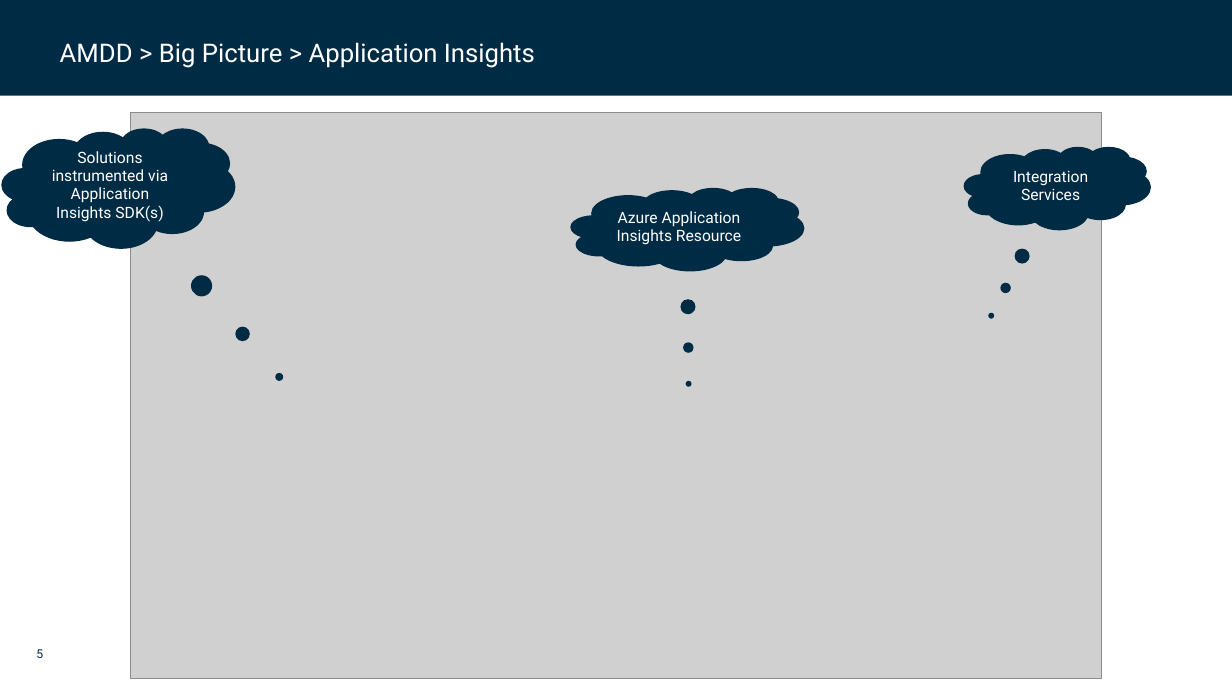
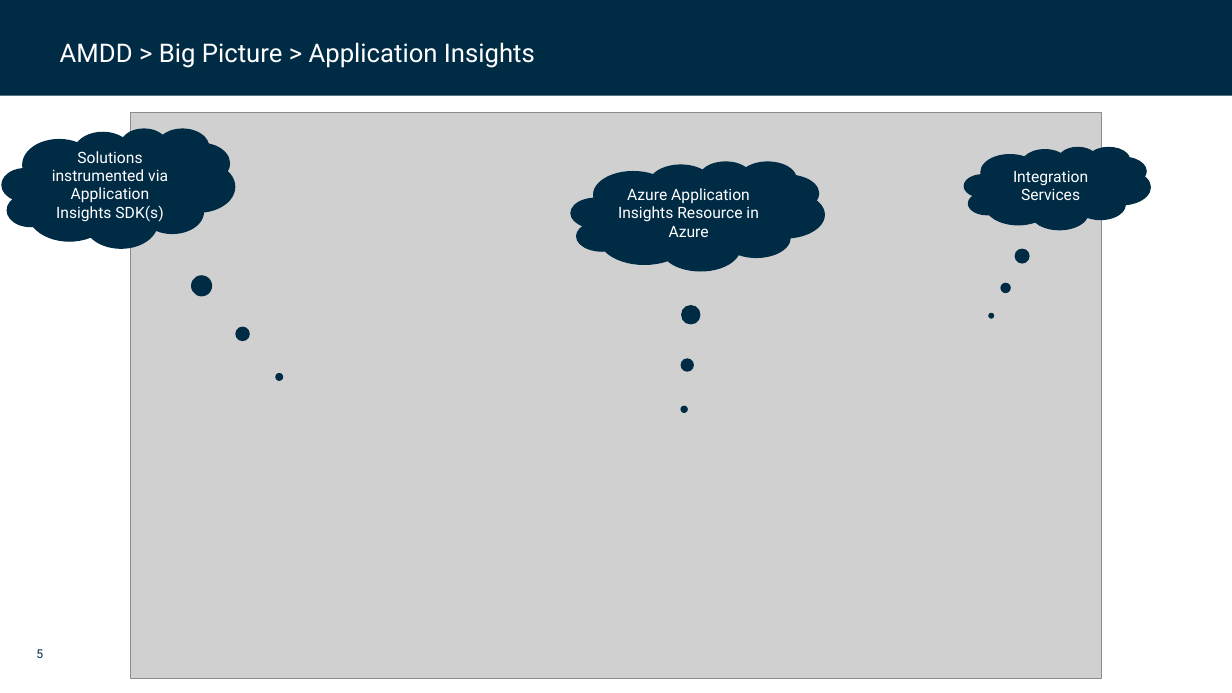
Before and after one commit to dfds/dojo, a slide deck: slide 5 of workshops/azure-monitoring-deep-dive/azure-monitoring-deep-dive.pptx. Drawn at 1232x693 pixels with LibreOffice and Linux fonts; fonts in the diff are those of the drawing; grey boxes stand for pictures; background and template pictures are left out. Boxes give left, top, right and bottom in pixels: in the first picture for what was removed or moved away, otherwise in the second. Text is boxed around its words. In the diff, an @@ line names an element or a change of style, - is before the commit and + after.

Commit message:
Azure Monitor v. 0.2

```diff
--- a/workshops/azure-monitoring-deep-dive/azure-monitoring-deep-dive.pptx
+++ b/workshops/azure-monitoring-deep-dive/azure-monitoring-deep-dive.pptx
@@ thought cloud "Azure Application Insights Resource in ...": place and size @@
-thought cloud "Azure Application Insights Resource in ..." at <box>571,189,804,271</box>
+thought cloud "Azure Application Insights Resource in ..." at <box>571,162,824,271</box>
@@ thought cloud "Azure Application Insights Resource in ..." at <box>571,162,824,271</box>: proportions changed @@
@@ text in thought cloud at <box>618,188,758,237</box>: text changed @@
-Azure Application Insights Resource
+Azure Application Insights Resource in Azure
```
Also in this commit, not shown: 2 other slides changed, 11 slides added, 1 slide removed, 1 other file.
